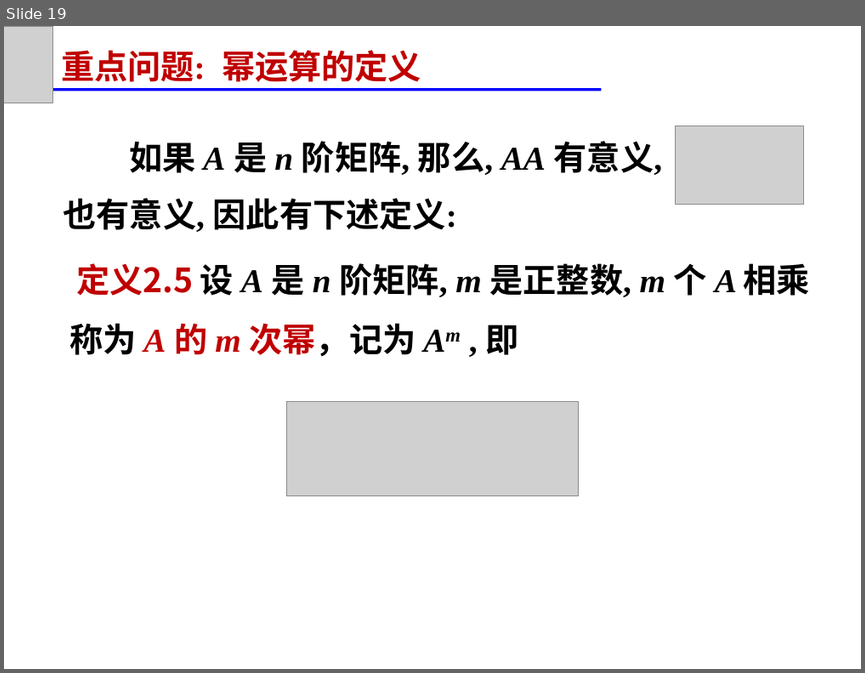
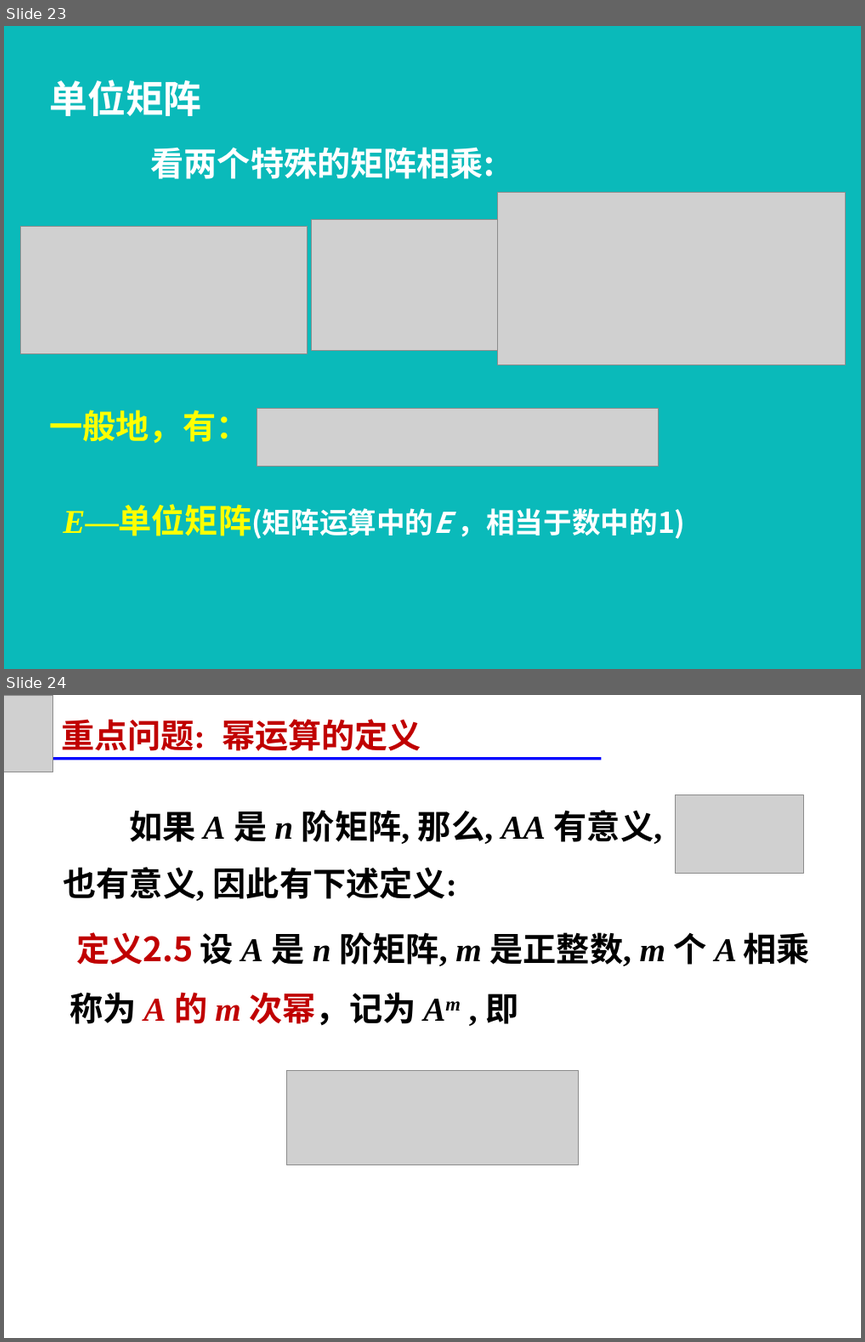
Before and after one commit to zeemeil/zeemeil.github.io, a slide deck: files/2025_2_LM/1024_0202.pptx. Shown one above the other, each under a label of ours: slide 19 before the commit, slides 23 and 24 after it. The pictures are 865x673 and 865x1342 pixels, drawn with LibreOffice and Linux fonts; fonts in the diff are those of the drawing; grey boxes stand for pictures. Boxes give left, top, right and bottom in pixels: in the first picture for what was removed or moved away, otherwise in the second. Text is boxed around its words. In the diff, an @@ line names an element or a change of style, - is before the commit and + after.

```diff
--- a/files/2025_2_LM/1024_0202.pptx
+++ b/files/2025_2_LM/1024_0202.pptx
@@ slide 23 added at (x1=4, y1=26, x2=861, y2=669), background #0ABABA @@
@@ text added at (x1=49, y1=80, x2=201, y2=116), 32 pt, text #FFFFFF, bold @@
+单位矩阵
@@ text added at (x1=151, y1=147, x2=494, y2=179), 28 pt, text #FFFFFF, bold @@
+看两个特殊的矩阵相乘:
@@ picture added at (x1=498, y1=193, x2=845, y2=364) @@
@@ picture added at (x1=21, y1=226, x2=308, y2=353) @@
@@ picture added at (x1=311, y1=219, x2=499, y2=350) @@
@@ text added at (x1=49, y1=409, x2=249, y2=442), 28 pt, text #FFFF00, bold @@
+一般地，有：
@@ picture added at (x1=256, y1=408, x2=658, y2=466) @@
@@ text added at (x1=63, y1=507, x2=686, y2=539), 24 pt, text #FFFFFF, bold @@
+E—单位矩阵(矩阵运算中的E ，相当于数中的1)
@@ what was slide 19 is now slide 24 @@
```
Also in this commit, not shown: 10 other slides added, 21 other files.
